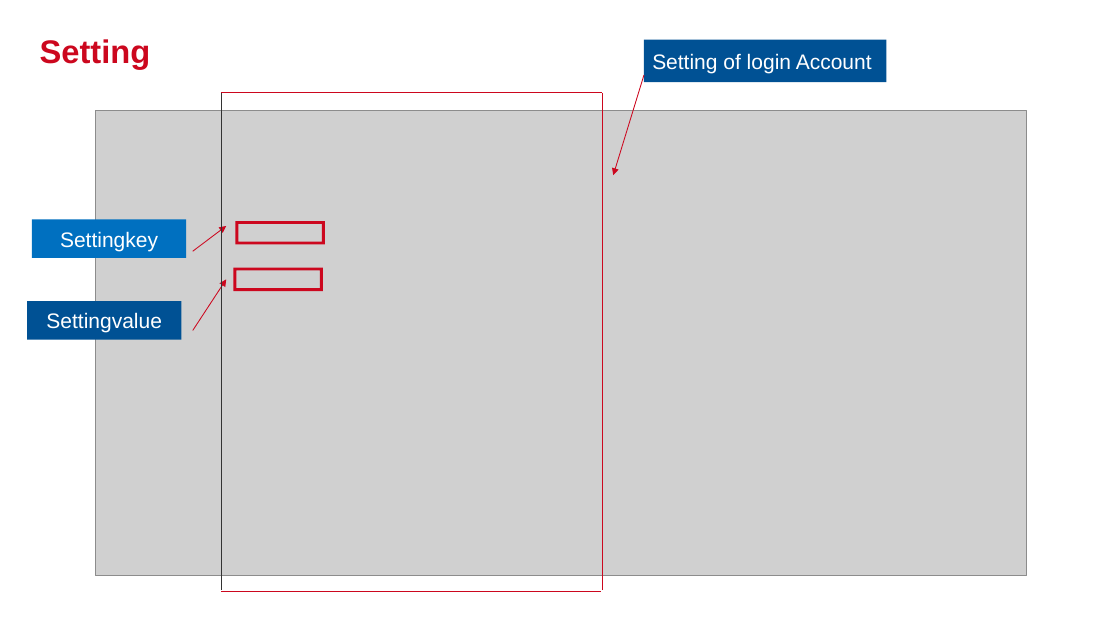
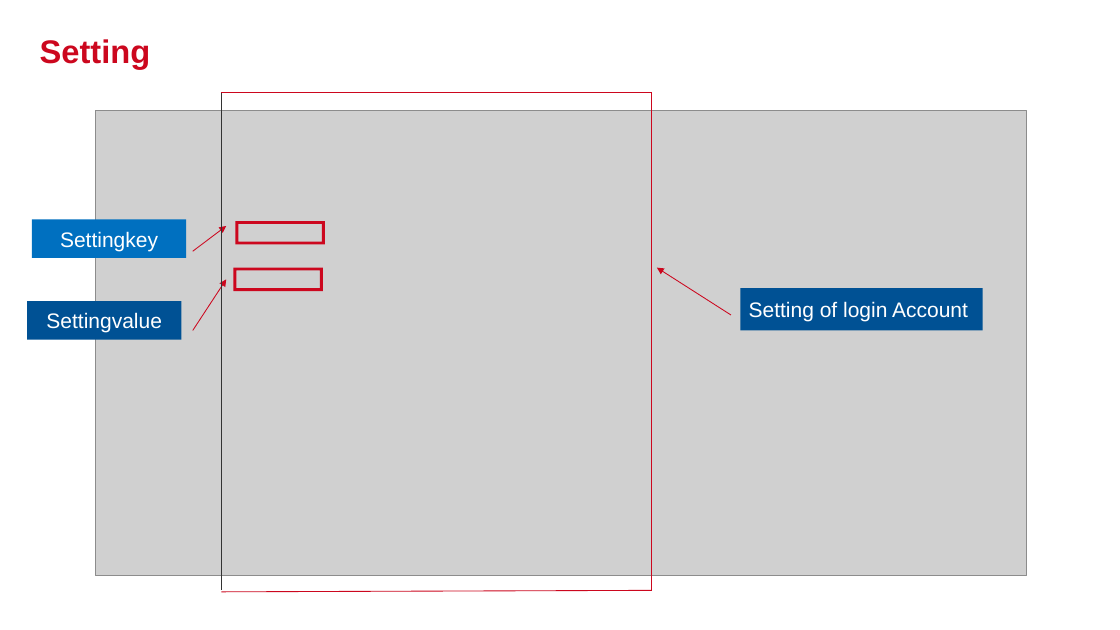
Before and after one commit to budukhcmut/YPP4-document, a slide deck: slide 10 of 001_SQL/Document/Presentation1.pptx. Drawn at 1120x630 pixels with LibreOffice and Linux fonts; fonts in the diff are those of the drawing; grey boxes stand for pictures; background and template pictures are left out. Boxes give left, top, right and bottom in pixels: in the first picture for what was removed or moved away, otherwise in the second. Text is boxed around its words. In the diff, an @@ line names an element or a change of style, - is before the commit and + after.

```diff
--- a/001_SQL/Document/Presentation1.pptx
+++ b/001_SQL/Document/Presentation1.pptx
@@ line moved from (221, 93) - (602, 93) to (221, 93) - (652, 93) @@
@@ line moved from (602, 93) - (602, 591) to (652, 93) - (652, 591) @@
@@ arrow moved from (644, 75) - (613, 176) to (731, 315) - (657, 268) @@
@@ rectangle "Setting of login Account": place and size @@
-rectangle "Setting of login Account" at box(644, 39, 886, 82)
+rectangle "Setting of login Account" at box(740, 288, 982, 330)
@@ line moved from (221, 592) - (602, 592) to (221, 592) - (652, 591) @@
```
Also in this commit, not shown: 17 other slides changed.
